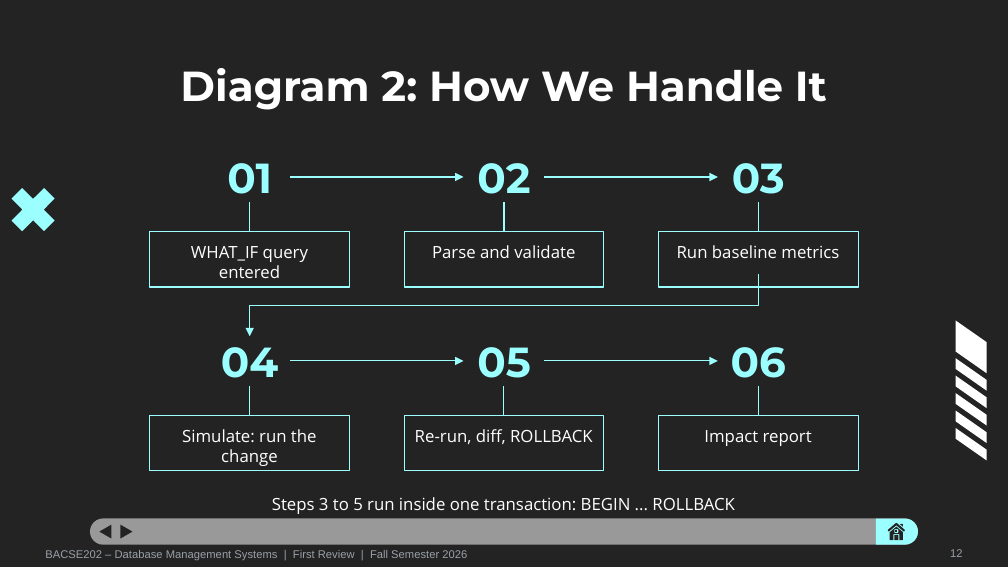
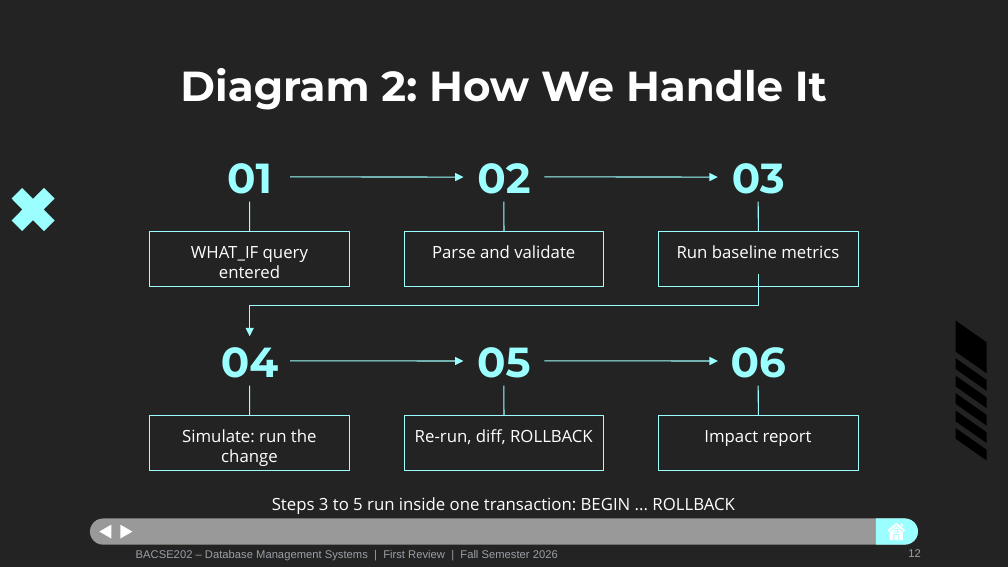
Before and after one commit to prakritijha26/DatabaseSystems_Project, a slide deck: slide 12 of WhatIf_Database_Review_1.pptx. Drawn at 1008x567 pixels with LibreOffice and Linux fonts; fonts in the diff are those of the drawing. Boxes give left, top, right and bottom in pixels: in the first picture for what was removed or moved away, otherwise in the second. Text is boxed around its words. In the diff, an @@ line names an element or a change of style, - is before the commit and + after.

```diff
--- a/WhatIf_Database_Review_1.pptx
+++ b/WhatIf_Database_Review_1.pptx
@@ arrow removed from (290, 177) to (464, 177) @@
@@ freeform shape added at <box>290,177,464,177</box>, outline #9CFFFF 0.75 pt @@
@@ arrow removed from (544, 177) to (718, 177) @@
@@ freeform shape added at <box>544,177,718,177</box>, outline #9CFFFF 0.75 pt @@
@@ line removed from (504, 232) to (504, 202) @@
@@ freeform shape added at <box>504,202,504,232</box>, outline #9CFFFF 0.75 pt @@
@@ arrow removed from (290, 361) to (464, 361) @@
@@ freeform shape added at <box>290,361,464,361</box>, outline #9CFFFF 0.75 pt @@
@@ line removed from (504, 415) to (504, 386) @@
@@ freeform shape added at <box>504,386,504,416</box>, outline #9CFFFF 0.75 pt @@
@@ arrow removed from (544, 361) to (718, 361) @@
@@ freeform shape added at <box>544,361,718,361</box>, outline #9CFFFF 0.75 pt @@
@@ fill #FFFFFF to #000000 in 6 elements at <box>956,321,987,373</box>, <box>956,358,987,390</box>, <box>956,376,987,408</box>, <box>956,393,987,425</box>, <box>956,410,987,443</box>, <box>956,428,987,461</box> @@
@@ freeform shape at <box>888,523,905,531</box>: fill #232323 to #FFFFFF; outline redrawn @@
@@ fill #232323 to #FFFFFF in 5 elements at <box>100,524,112,538</box>, <box>121,524,133,538</box>, <box>900,524,903,527</box>, <box>895,530,897,532</box>, <box>890,526,903,539</box> @@
@@ freeform shape at <box>894,535,898,540</box>: fill #232323 to #FFFFFF; outline redrawn @@
@@ text "BACSE202 – Database Management Systems ...": place and size @@
-text "BACSE202 – Database Management Systems ..." at <box>45,550,467,560</box>
+text "BACSE202 – Database Management Systems ..." at <box>136,550,558,560</box>
@@ text "12": place and size @@
-text "12" at <box>950,549,962,557</box>
+text "12" at <box>908,549,920,557</box>
```
Also in this commit, not shown: 15 other slides changed, 2 other files.
